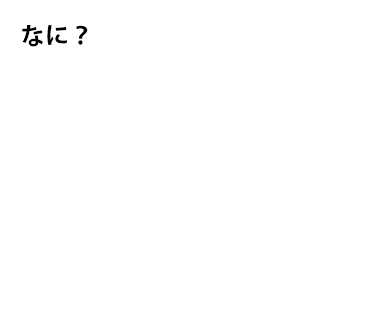
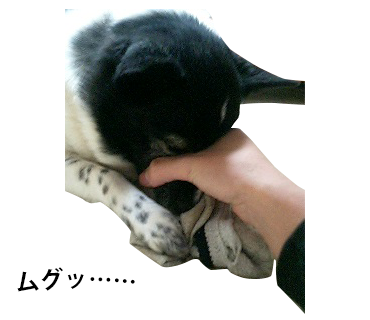
Layers edited between the first and the second 370x320 image:
renamed "なに？" to "ムグッ……", painted on it over [17,25,135,292]
added layer "携帯 012" above "シェイプ 1" over [65,9,305,314]
added layer "シェイプ 1" above "基準" over [65,9,305,314]
